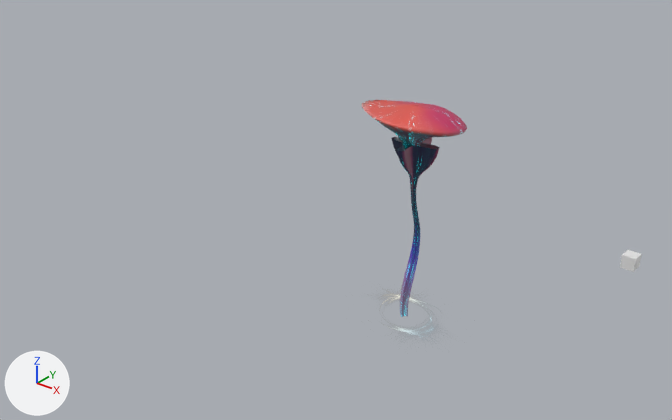
Two versions of the Blender file blender/04 xr.blend, one commit apart.
Before and after are seen from a camera (50 mm lens) standing at (3.8, -8.09, 6.12) and looking at (-3.14, 0.59, 0.74). Every picture has the same lights, and +X, +Y and +Z are marked at lower left.

Script lines for the objects in view, before the commit:
```python
me_plane_001 = bpy.data.meshes.new('Plane.001')
me_plane_001.from_pydata([(-1.0, -1.0, 0.0), (1.0, -1.0, 0.0), (-1.0, 1.0, 0.0), (1.0, 1.0, 0.0)], [], [(0, 1, 3, 2)])
me_plane_001.materials.append(mat_desktop_plane)  # white #e7e7e7
ob_desktop_plane = bpy.data.objects.new('Desktop Plane', me_plane_001)
ob_desktop_plane.location = (0.0, 0.0, 0.0)
ob_desktop_plane.scale = (8.11, 8.11, 8.11)
ob_mushroom01_collection = bpy.data.objects.new('Mushroom01_Collection', None)
ob_mushroom01_collection.location = (0.0, 0.0, 0.0)
ob_mushroom01_collection.instance_type = 'COLLECTION'
ob_mushroom01_collection.instance_collection = col_mushroom01_collection
```
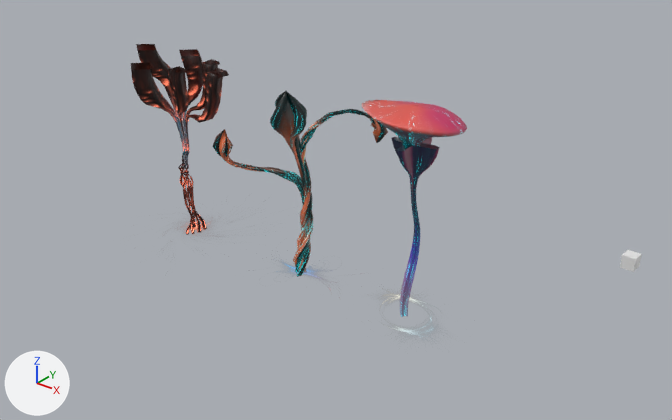
What differs and where, as boxes (x1, y1, x2, y2) in the pictures (672 x 420 px):
'Mushroom03_Collection', added: after (131, 44, 247, 235)
'Mushroom02_Collection', added: after (213, 91, 388, 289)

The change, as a diff of the scene's bpy script:
```diff
--- a/blender/04 xr.blend.py
+++ b/blender/04 xr.blend.py
@@ mat_emissivemushroom3 @@
+mat_emissivemushroom3 = bpy.data.materials.new('EmissiveMushroom3')
+# colours: red #ff7c5d
+# uses the picture img_mushroom_patterns_emissive_png
@@ mat_floorswoosh3 @@
+mat_floorswoosh3 = bpy.data.materials.new('FloorSwoosh3')
+# uses the picture img_light_swoosh_2_png
@@ mat_floorswoosh2 @@
+mat_floorswoosh2 = bpy.data.materials.new('FloorSwoosh2')
+# uses the picture img_light_swoosh_3_png
@@ mat_emissivemushroom2 @@
+mat_emissivemushroom2 = bpy.data.materials.new('EmissiveMushroom2')
+# colours: cyan #0db6bc
+# uses the picture img_mushroom_patterns_emissive_png
@@ col_mushroom03_collection @@
+col_mushroom03_collection = bpy.data.collections.new('Mushroom03_Collection')
+col_mushroom03_collection.objects.link(ob_mushroom03)
+col_mushroom03_collection.objects.link(ob_lighting_002)
@@ col_mushroom02_collection @@
+col_mushroom02_collection = bpy.data.collections.new('Mushroom02_Collection')
+col_mushroom02_collection.objects.link(ob_mushroom02)
+col_mushroom02_collection.objects.link(ob_lighting_001)
@@ ob_mushroom03_collection @@
+ob_mushroom03_collection = bpy.data.objects.new('Mushroom03_Collection', None)
+ob_mushroom03_collection.location = (0.0, 0.0, 0.0)
+ob_mushroom03_collection.instance_type = 'COLLECTION'
+ob_mushroom03_collection.instance_collection = col_mushroom03_collection
@@ ob_mushroom03 @@
+ob_mushroom03 = bpy.data.objects.new('mushroom03', me_beziercurve_003)  # 984 vertices, 960 faces; spans x -0.59..0.99, y -0.96..0.18, z -0.02..2.71
+ob_mushroom03.location = (-5.229, 0.00216, -0.00303)
@@ ob_lighting_002 @@
+ob_lighting_002 = bpy.data.objects.new('Lighting.002', me_plane_003)  # 25 vertices, 16 faces; spans x -1.0..1.0, y -1.0..1.0, z 0.0
+ob_lighting_002.parent = ob_mushroom03
+ob_lighting_002.location = (-5.269, -0.0531, 0.0293)
+ob_lighting_002.scale = (1.6, 1.6, 1.6)
@@ ob_mushroom02_collection @@
+ob_mushroom02_collection = bpy.data.objects.new('Mushroom02_Collection', None)
+ob_mushroom02_collection.location = (0.0, 0.0, 0.0)
+ob_mushroom02_collection.instance_type = 'COLLECTION'
+ob_mushroom02_collection.instance_collection = col_mushroom02_collection
@@ ob_lighting_001 @@
+ob_lighting_001 = bpy.data.objects.new('Lighting.001', me_plane_002_1)  # 9 vertices, 4 faces; spans x -1.0..1.0, y -1.0..1.0, z 0.0
+ob_lighting_001.parent = ob_mushroom02
+ob_lighting_001.location = (-3.348, 0.126, 0.0293)
+ob_lighting_001.rotation_euler = (0.0, 0.0, -0.386)  # degrees (0, 0, -22)
+ob_lighting_001.scale = (1.04, 1.04, 1.04)
@@ ob_mushroom02 @@
+ob_mushroom02 = bpy.data.objects.new('mushroom02', me_beziercurve_001)  # 756 vertices, 1296 faces; spans x -1.17..0.78, y -0.54..0.83, z -0.01..2.64
+ob_mushroom02.location = (-3.252, 0.0, 0.0)
```
